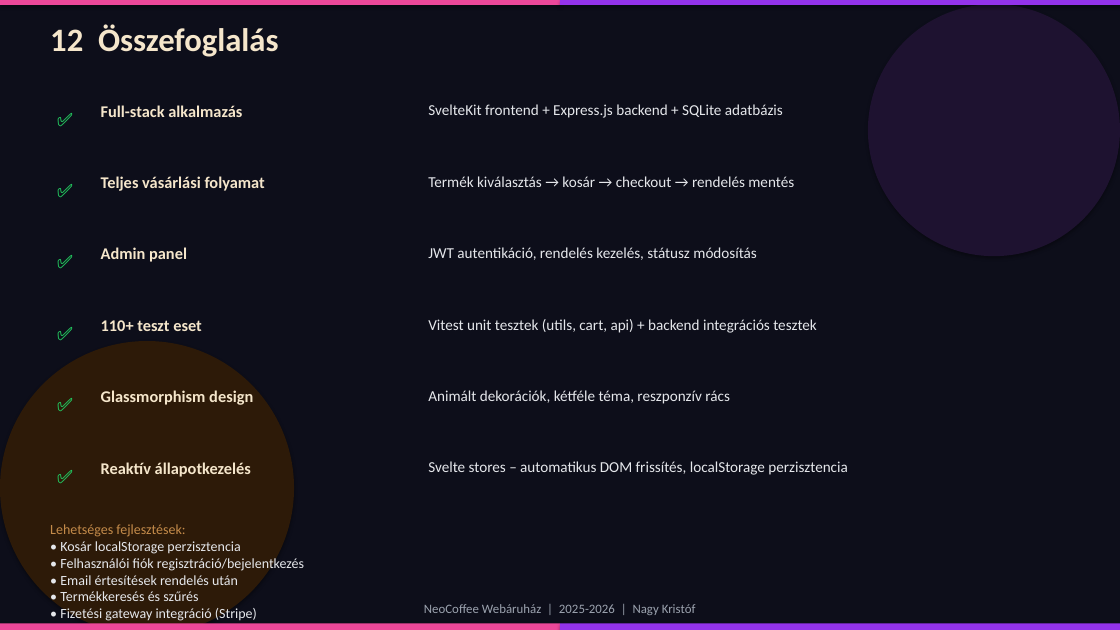
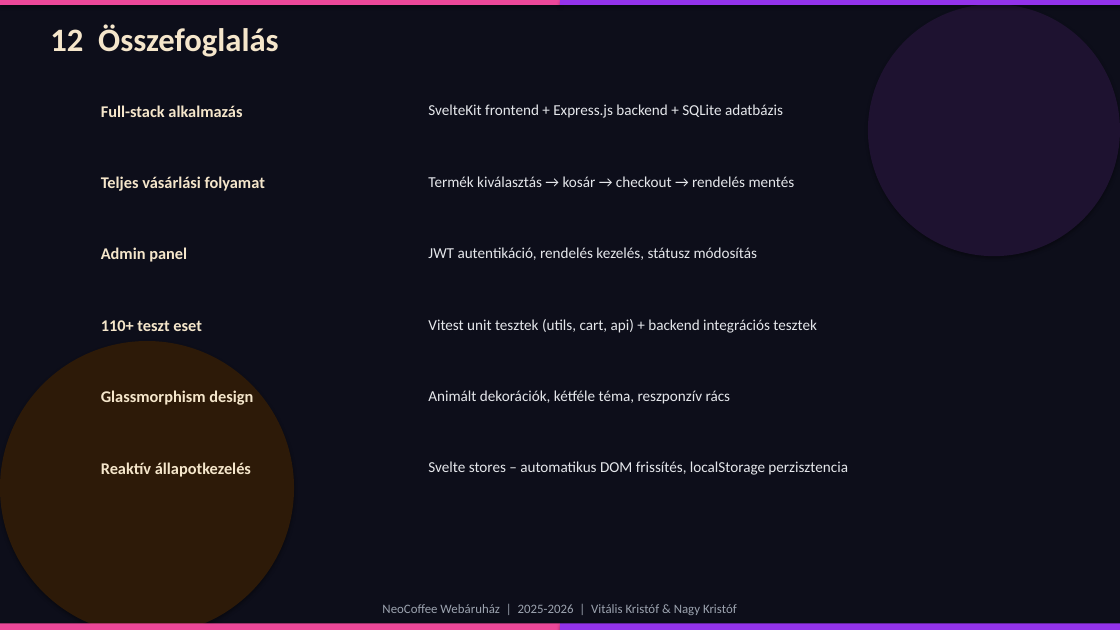
Before and after one commit to KristOOFF/webaruhaz, a slide deck: slide 13 of NeoCoffee_Webáruház_Prezentáció.pptx (slide 14 before the commit). Drawn at 1120x630 pixels with LibreOffice and Linux fonts; fonts in the diff are those of the drawing. Boxes give left, top, right and bottom in pixels: in the first picture for what was removed or moved away, otherwise in the second. Text is boxed around its words. In the diff, an @@ line names an element or a change of style, - is before the commit and + after.

```diff
--- a/NeoCoffee_Webáruház_Prezentáció.pptx
+++ b/NeoCoffee_Webáruház_Prezentáció.pptx
@@ text removed at (42, 103, 88, 145) @@
-✅
@@ text removed at (42, 175, 88, 217) @@
-✅
@@ text removed at (42, 246, 88, 288) @@
-✅
@@ text removed at (42, 318, 88, 360) @@
-✅
@@ text removed at (42, 389, 88, 431) @@
-✅
@@ text removed at (42, 460, 88, 502) @@
-✅
@@ text removed at (50, 524, 304, 621) @@
-Lehetséges fejlesztések:
-• Kosár localStorage perzisztencia
-• Felhasználói fiók regisztráció/bejelentkezés
-• Email értesítések rendelés után
-• Termékkeresés és szűrés
-• Fizetési gateway integráció (Stripe)
@@ text at (382, 604, 737, 615): text changed @@
-NeoCoffee Webáruház | 2025-2026 | Nagy Kristóf
+NeoCoffee Webáruház | 2025-2026 | Vitális Kristóf & Nagy Kristóf
```
Also in this commit, not shown: 5 other slides changed, 13 slides removed.
